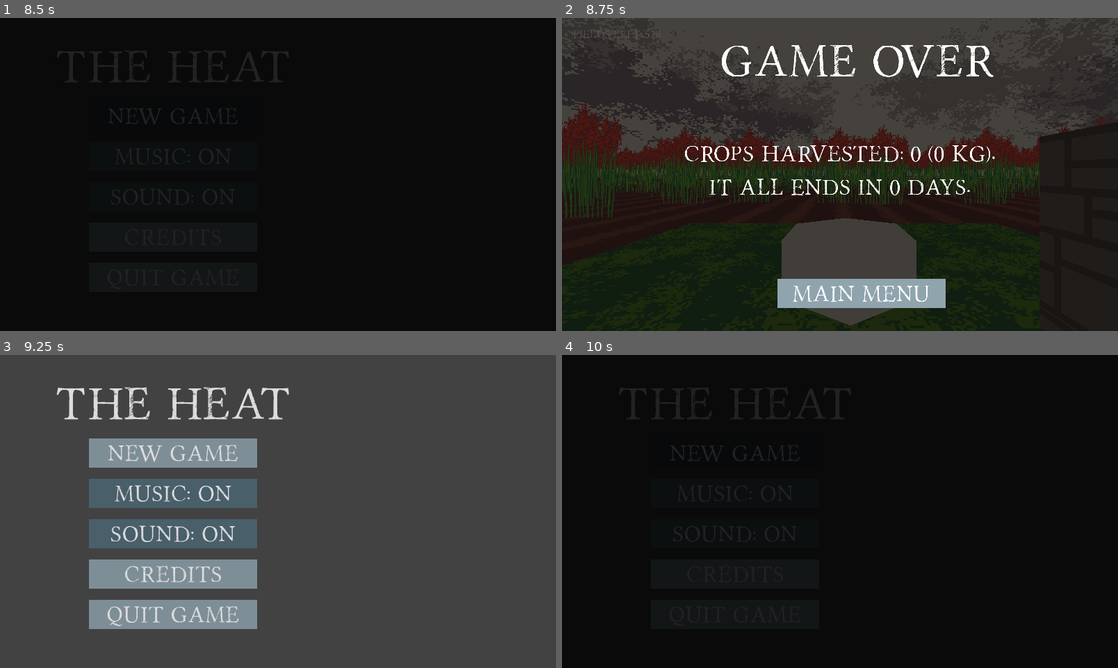
Above: before the commit, frames 1-4 (two rows, left to right).
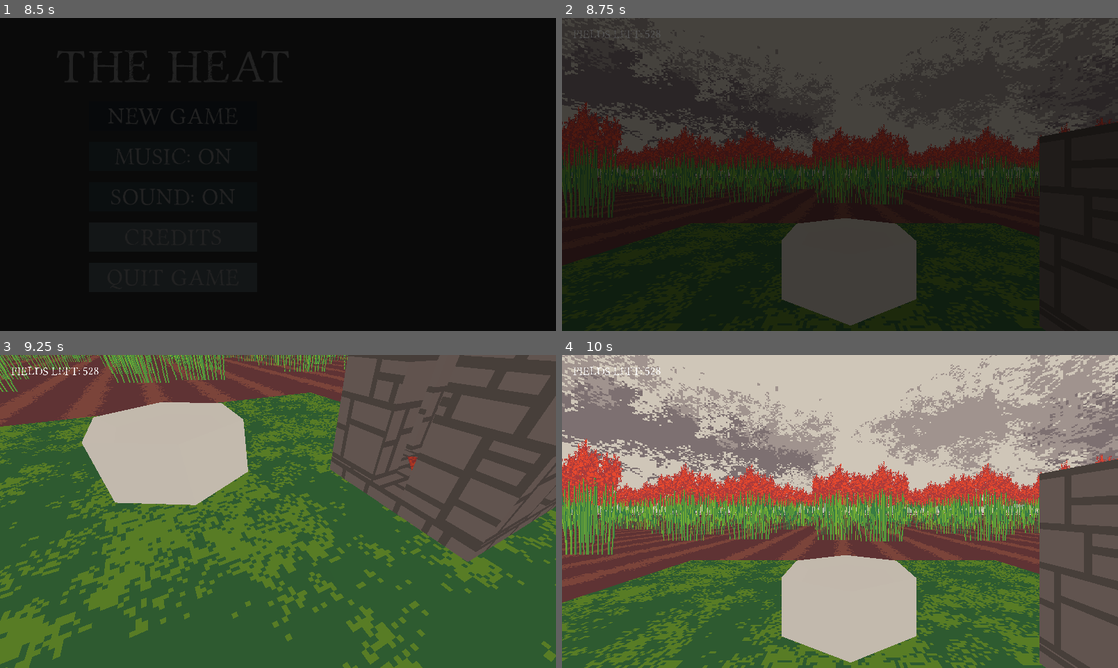
Above: after the commit, the same moments.

Repository: dzejpi/the-heat
Game: Godot game, scene res://scenes/SplashScene.tscn
Same seed, same stepped clock (60 frames per second), same inputs: the game is played once before the commit and once after it.
Inputs (mouse positions are in pixels of both pictures, inside the frame that each line leads up to):
- Up to frame 1 (8.5 s): move the mouse to (400, 158) at 0.52 s; hold D (move_right) 0.53-1.28 s; click (400, 158) at 0.6 s; tap 1 (item_1) at 0.8, 1.35, 6.05, 7.35 s; move the mouse to (166, 190) at 1.27 s; hold S (move_down) 1.28-2.03 s; tap 2 (item_2) at 1.55, 2.1, 6.8 s; tap Enter at 2, 5 s; move the mouse to (333, 105) at 2.02 s; hold D (move_right) 2.03-2.78 s; tap 3 (item_3) at 2.3, 2.85, 7.55 s; tap Space (dialog_end) at 2.75, 5.75, 5.85 s; move the mouse to (250, 237) at 2.77 s; hold W (move_up) 2.78-3.53 s; tap 4 (item_4) at 3.05, 3.6 s; move the mouse to (444, 221) at 3.52 s; hold A (move_left) 3.53-5.03 s; tap Mouse wheel down (item_change_down) at 3.8, 4.35 s; tap Escape (game_pause) at 4.15 s; move the mouse to (111, 127) at 4.27 s; tap Mouse wheel up (item_change_up) at 4.55, 5.1 s; move the mouse to (305, 174) at 5.02 s; hold S (move_down) 5.03-5.78 s; click (305, 174) at 5.3 s; move the mouse to (194, 96) at 5.77 s; hold D (move_right) 5.78-6.53 s; move the mouse to (400, 158) at 6.52 s; hold W (move_up) 6.53-7.28 s; click (400, 158) at 6.6 s; move the mouse to (166, 190) at 7.27 s; hold D (move_right) 7.28-8 s; click "New Game" at 8 s
- Up to frame 2 (8.75 s): no input
- Up to frame 3 (9.25 s): click (300, 630) at 8.75 s, where only the run before the commit has a clickable "Main Menu"
- Up to frame 4 (10 s): click (734, 452) at 9.5 s, where only the run before the commit has a clickable "New Game"

Frame 1 is identical in both runs. In frame 2, 5.4% of the frame differs, in the area x 22-78%, y 8-93%; in frame 3, 70%; in frame 4, 100%, in the area x 0-100%, y 0-100%.

Commit message:
Game over hopefully handled correctly now even when restarting game and playing again.

Diff:
--- a/scripts/GameOverScene.gd
+++ b/scripts/GameOverScene.gd
@@ -1,13 +1,14 @@
 extends Node2D
 
 
-var is_game_over = true
+var is_game_over = false
 
 onready var crops_harvested_label = $StatusLabels/CropsHarvestedLabel
 onready var days_left_label = $StatusLabels/DaysLeftLabel
 
 
 func _ready():
+	is_game_over = false
 	update_game_over_state()
 
 
--- a/scripts/GlobalVar.gd
+++ b/scripts/GlobalVar.gd
@@ -4,16 +4,21 @@
 onready var sfx_node = $SfxPlayer
 onready var music_node = $MusicPlayer
 
-var is_game_over = true
+var is_game_over = false
 var is_game_paused = false
 
 var field_amount = 0
 var fields_on_fire = 0
 var collected_grains = 0
 
-#func _ready():
-#	pass
+var timer_countdown = 10
+
+func _ready():
+	is_game_over = false
 
 
-#func _process(delta):
-#	pass
+func _process(delta):
+	if timer_countdown > 0:
+		timer_countdown -= (1 * delta)
+	elif field_amount < 520:
+		is_game_over = true
--- a/scripts/NewGameButton.gd
+++ b/scripts/NewGameButton.gd
@@ -12,11 +12,18 @@
 
 func _process(delta):
 	if button_pressed:
+
+		GlobalVar.is_game_paused = false
+		GlobalVar.is_game_over = false
+		GlobalVar.field_amount = 0
+		GlobalVar.fields_on_fire = 0
+		GlobalVar.collected_grains = 0
+		GlobalVar.timer_countdown = 10
+
 		if time_out < 1:
-			time_out += (2 * delta)
-			transition_overlay_sprite.modulate.a = time_out
+				time_out += (2 * delta)
+				transition_overlay_sprite.modulate.a = time_out
 		else:
-			GlobalVar.is_game_paused = false
 			get_tree().change_scene("res://scenes/GameSceneOne.tscn")
 
 
--- a/scripts/PlayerScript.gd
+++ b/scripts/PlayerScript.gd
@@ -62,58 +62,60 @@
 
 
 func _input(event):
-	if !GlobalVar.is_game_paused && !GlobalVar.is_game_over:
-		if event is InputEventMouseMotion:
-			rotation_degrees.y -= event.relative.x * mouse_sensitivity / 10
-			player_head.rotation_degrees.x = clamp(player_head.rotation_degrees.x - event.relative.y * mouse_sensitivity / 10, -90, 90)
-
-		direction = Vector3()
-		direction.z = -Input.get_action_strength("move_up") + Input.get_action_strength("move_down")
-		direction.x = -Input.get_action_strength("move_left") + Input.get_action_strength("move_right")
-		direction = direction.normalized().rotated(Vector3.UP, rotation.y)
-
-		if carried_object != 5:
-			if Input.is_action_just_pressed("item_1"):
-				carried_object = 1
-				carried_item_change()
-			if Input.is_action_just_pressed("item_2"):
-				carried_object = 2
-				carried_item_change()
-			if Input.is_action_just_pressed("item_3"):
-				carried_object = 3
-				carried_item_change()
-			if Input.is_action_just_pressed("item_4"):
-				carried_object = 4
-				carried_item_change()
-			if Input.is_action_just_pressed("item_change_up"):
-				if carried_object < 4:
-					carried_object += 1
+	if !GlobalVar.is_game_over:
+		if !GlobalVar.is_game_paused:
+			if event is InputEventMouseMotion:
+				rotation_degrees.y -= event.relative.x * mouse_sensitivity / 10
+				player_head.rotation_degrees.x = clamp(player_head.rotation_degrees.x - event.relative.y * mouse_sensitivity / 10, -90, 90)
+
+			direction = Vector3()
+			direction.z = -Input.get_action_strength("move_up") + Input.get_action_strength("move_down")
+			direction.x = -Input.get_action_strength("move_left") + Input.get_action_strength("move_right")
+			direction = direction.normalized().rotated(Vector3.UP, rotation.y)
+
+			if carried_object != 5:
+				if Input.is_action_just_pressed("item_1"):
+					carried_object = 1
+					carried_item_change()
+				if Input.is_action_just_pressed("item_2"):
+					carried_object = 2
+					carried_item_change()
+				if Input.is_action_just_pressed("item_3"):
+					carried_object = 3
+					carried_item_change()
+				if Input.is_action_just_pressed("item_4"):
+					carried_object = 4
+					carried_item_change()
+				if Input.is_action_just_pressed("item_change_up"):
+					if carried_object < 4:
+						carried_object += 1
+					else:
+						carried_object = 1
+					carried_item_change()
+				if Input.is_action_just_pressed("item_change_down"):
+					if carried_object > 1:
+						carried_object -= 1
+					else:
+						carried_object = 4
+					carried_item_change()
+
+		# Handling the options menu
+		if Input.is_action_just_pressed("ui_cancel"):
+			if !GlobalVar.is_game_over:
+				if !GlobalVar.is_game_paused:
+					GlobalVar.is_game_paused = true
 				else:
-					carried_object = 1
-				carried_item_change()
-			if Input.is_action_just_pressed("item_change_down"):
-				if carried_object > 1:
-					carried_object -= 1
-				else:
-					carried_object = 4
-				carried_item_change()
-
-	# Handling the options menu
-	if Input.is_action_just_pressed("ui_cancel"):
-		if !GlobalVar.is_game_over:
-			if !GlobalVar.is_game_paused:
-				GlobalVar.is_game_paused = true
-			else:
-				GlobalVar.is_game_paused = false
-
-	if Input.is_action_just_pressed("game_action"):
-		process_player_action_on_object(observed_object, ray.get_collider())
+					GlobalVar.is_game_paused = false
+
+		if Input.is_action_just_pressed("game_action"):
+			process_player_action_on_object(observed_object, ray.get_collider())
 
 
 func _process(delta):
 	# Check whether the game is paused and show/hide cursor
 	manage_mouse_focus()
 	update_field_count()
+	update_moving_speed()
 
 	# If player is looking at something
 	if ray.is_colliding():
@@ -292,3 +294,10 @@
 
 func update_field_count():
 	fields_left_label.text = "Fields left: " + String(GlobalVar.field_amount)
+
+
+func update_moving_speed():
+	if GlobalVar.is_game_paused or GlobalVar.is_game_over:
+		speed = 0
+	else:
+		speed = 8
